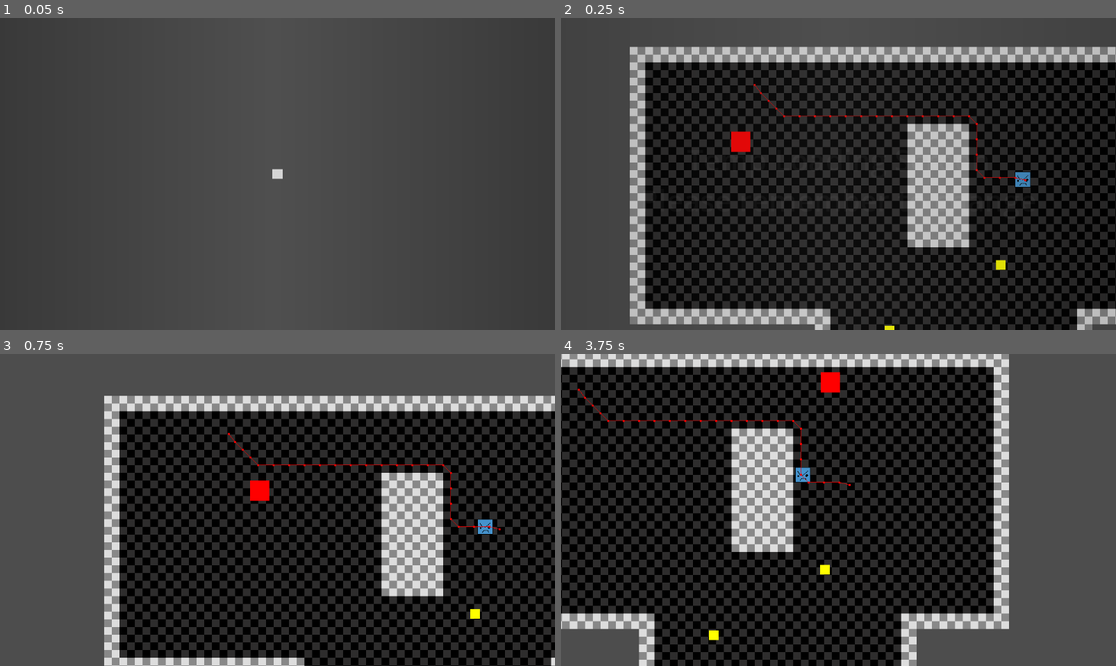
Above: before the commit, frames 1-4 (two rows, left to right).
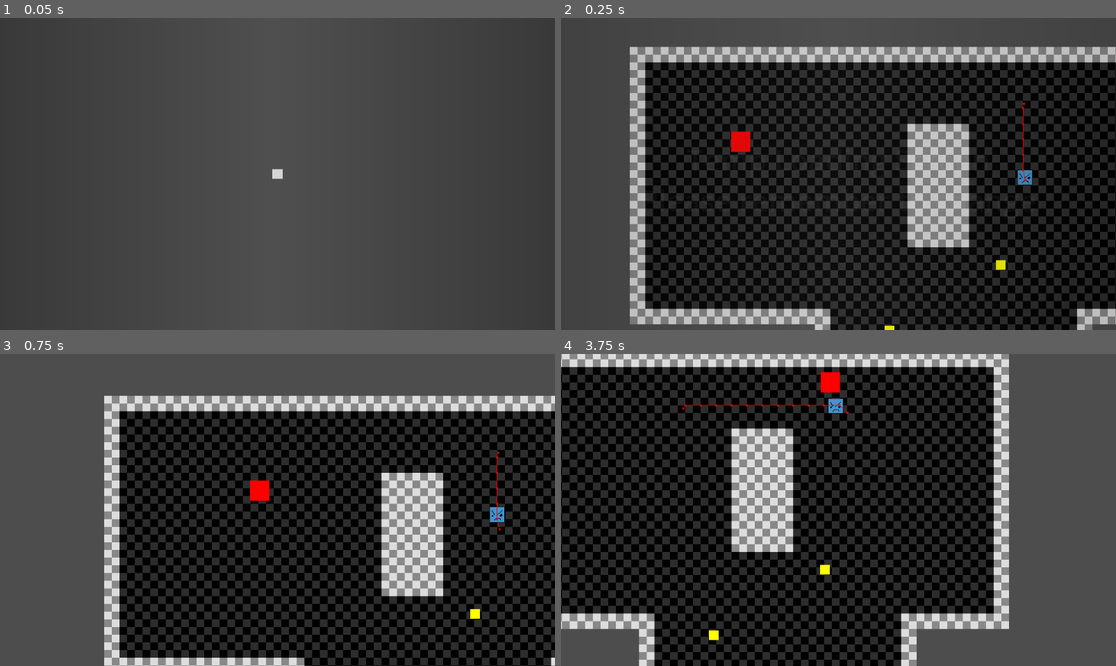
Above: after the commit, the same moments.

Repository: oman276/SpyGame
Game: Godot game, scene res://scenes/levels/root.tscn
Same seed, same stepped clock (60 frames per second), same inputs: the game is played once before the commit and once after it.
Inputs (mouse positions are in pixels of both pictures, inside the frame that each line leads up to):
- Up to frame 1 (0.05 s): no input
- Up to frame 2 (0.25 s): no input
- Up to frame 3 (0.75 s): move the mouse to (399, 494) at 0.52 s; hold D (move_right) from 0.53 s (still down); click (399, 494) at 0.6 s
- Up to frame 4 (3.75 s): move the mouse to (727, 525) at 1.27 s; release D (move_right) at 1.28 s; hold S (move_down) 1.28-2.03 s; tap Space (dodge) at 1.35 s; move the mouse to (894, 441) at 2.02 s; hold D (move_right) 2.03-2.78 s; tap Q (drop) at 2.1 s; move the mouse to (810, 572) at 2.77 s; hold W (move_up) 2.78-3.53 s; tap E (pick_up) at 2.85 s; move the mouse to (1005, 556) at 3.52 s; hold A (move_left) from 3.53 s (still down); hold Shift (sprint) from 3.53 s (still down)

Frame 1 is identical in both runs. In frame 2, 0.4% of the frame differs, in the area x 34-85%, y 21-55%; in frame 3, 0.5%; in frame 4, 0.6%, in the area x 3-53%, y 11-43%.

Commit message:
navigation/patrol system

Diff:
--- a/scenes/enemies/base_enemy.tscn
+++ b/scenes/enemies/base_enemy.tscn
@@ -7,7 +7,6 @@
 
 [node name="BaseEnemy" type="CharacterBody2D"]
 script = ExtResource("1_qf3h2")
-patrol_points = Array[Vector2]([Vector2(0, 0)])
 
 [node name="CollisionShape2D" type="CollisionShape2D" parent="."]
 shape = SubResource("CircleShape2D_qf3h2")
--- a/scenes/levels/test_scene.tscn
+++ b/scenes/levels/test_scene.tscn
@@ -1,10 +1,11 @@
-[gd_scene load_steps=7 format=4 uid="uid://sp6iihbi4d2"]
+[gd_scene load_steps=8 format=4 uid="uid://sp6iihbi4d2"]
 
 [ext_resource type="PackedScene" uid="uid://cb73rn57x2dby" path="res://scenes/player.tscn" id="1_r1tii"]
 [ext_resource type="TileSet" uid="uid://b5eudkhu32i6j" path="res://assets/temp/test_scene.tres" id="2_bfhv8"]
 [ext_resource type="Script" uid="uid://caxlowowvpjcy" path="res://scripts/systems/camera.gd" id="3_kljt5"]
 [ext_resource type="PackedScene" uid="uid://n7wonoyglswl" path="res://scenes/pickups/base_pickup.tscn" id="4_ad8uc"]
 [ext_resource type="PackedScene" uid="uid://hstgjgvhromp" path="res://scenes/pickups/throwable_pickup.tscn" id="5_nd4bu"]
+[ext_resource type="Script" uid="uid://di22q78hrlyc3" path="res://scripts/systems/nav_point_manager.gd" id="6_06sp8"]
 [ext_resource type="PackedScene" uid="uid://dw5mql02yewr" path="res://scenes/enemies/base_enemy.tscn" id="6_joecx"]
 
 [node name="TestScene" type="Node2D"]
@@ -32,15 +33,22 @@
 position = Vector2(539, 589)
 
 [node name="NavigationPoints" type="Node2D" parent="."]
+script = ExtResource("6_06sp8")
 
 [node name="1" type="Node2D" parent="NavigationPoints"]
-position = Vector2(442, 282)
+position = Vector2(818, 118)
 
 [node name="2" type="Node2D" parent="NavigationPoints"]
-position = Vector2(891, 280)
+position = Vector2(476, 118)
 
-[node name="BaseEnemy" parent="." instance=ExtResource("6_joecx")]
+[node name="3" type="Node2D" parent="NavigationPoints"]
+position = Vector2(476, 518)
+
+[node name="4" type="Node2D" parent="NavigationPoints"]
+position = Vector2(827, 518)
+
+[node name="BaseEnemy" parent="." node_paths=PackedStringArray("nav_manager") instance=ExtResource("6_joecx")]
 position = Vector2(821, 277)
 scale = Vector2(2, 2)
 base_movement_speed = 50.0
-patrol_points = Array[Vector2]([Vector2(259, 79.3333), Vector2(155.333, 79.3333)])
+nav_manager = NodePath("../NavigationPoints")
--- a/scripts/enemies/enemy.gd
+++ b/scripts/enemies/enemy.gd
@@ -10,22 +10,30 @@
 
 @export var base_movement_speed = 10.0
 @export var chase_speed_multiplier = 2.5
-@export var patrol_points : Array[Vector2]
+var patrol_points : Array[Vector2]
 @export var current_patrol_index : int = 0
 
 var current_state : EnemyState
 @export var initial_state = EnemyState.PATROLLING
 
 @onready var nav_agent = $NavigationAgent2D
+@export var nav_manager : NavPointManager
 
 func _ready():
 	current_state = initial_state
-	var target = patrol_points[current_patrol_index]
-	nav_agent.set_target_position(target)
+
+	if nav_manager != null:
+		print("assigning nav_manager")
+		patrol_points = nav_manager.get_points()
+
+	if patrol_points.size() > 0:
+		print("setting initial target position")
+		var target = patrol_points[current_patrol_index]
+		nav_agent.set_target_position(target)
 
 func _physics_process(_delta: float) -> void:
 	if nav_agent.is_navigation_finished():
-		print("Reached target position")
+		# print("Reached target position on ", current_patrol_index)
 		make_path()
 		return
 	var direction = to_local(nav_agent.get_next_path_position()).normalized()
--- /dev/null
+++ b/scripts/systems/nav_point.gd
@@ -0,0 +1,2 @@
+extends Node2D
+class_name NavPoint
--- /dev/null
+++ b/scripts/systems/nav_point_manager.gd
@@ -0,0 +1,13 @@
+extends Node
+class_name NavPointManager
+
+func get_points() -> Array[Vector2]:
+	var children = get_children()
+	children.sort_custom(func(a, b):
+		assert(a.name.is_valid_int() and b.name.is_valid_int())
+		return int(a.name) < int(b.name)
+	)
+	var points : Array[Vector2] = []
+	for child in children:
+		points.append(child.position)
+	return points
Not shown, added: scripts/systems/nav_point_manager.gd.uid
